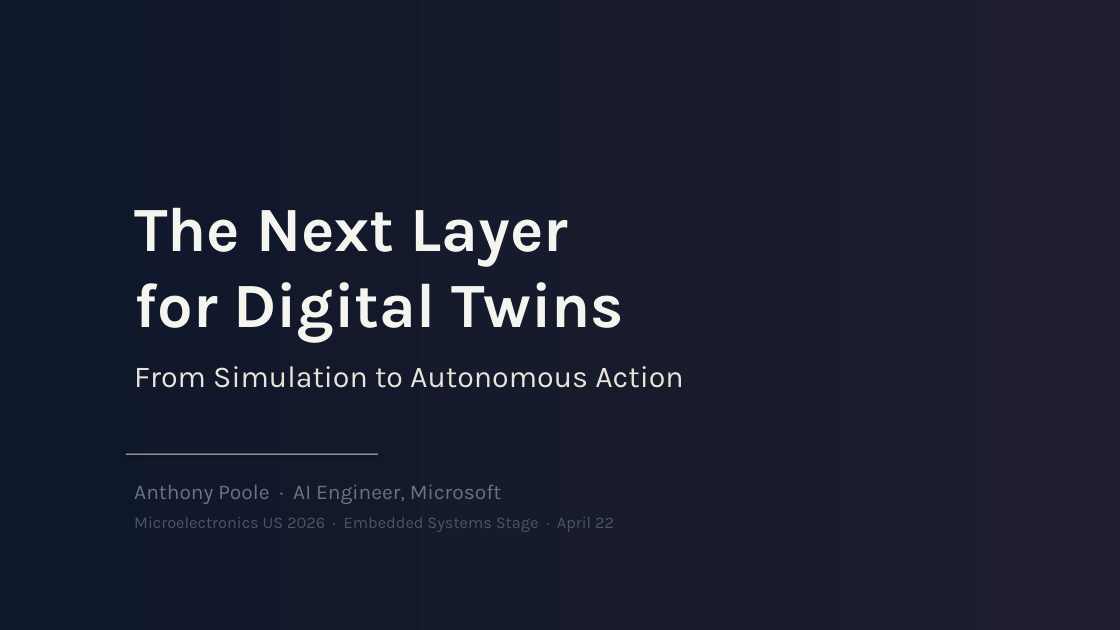
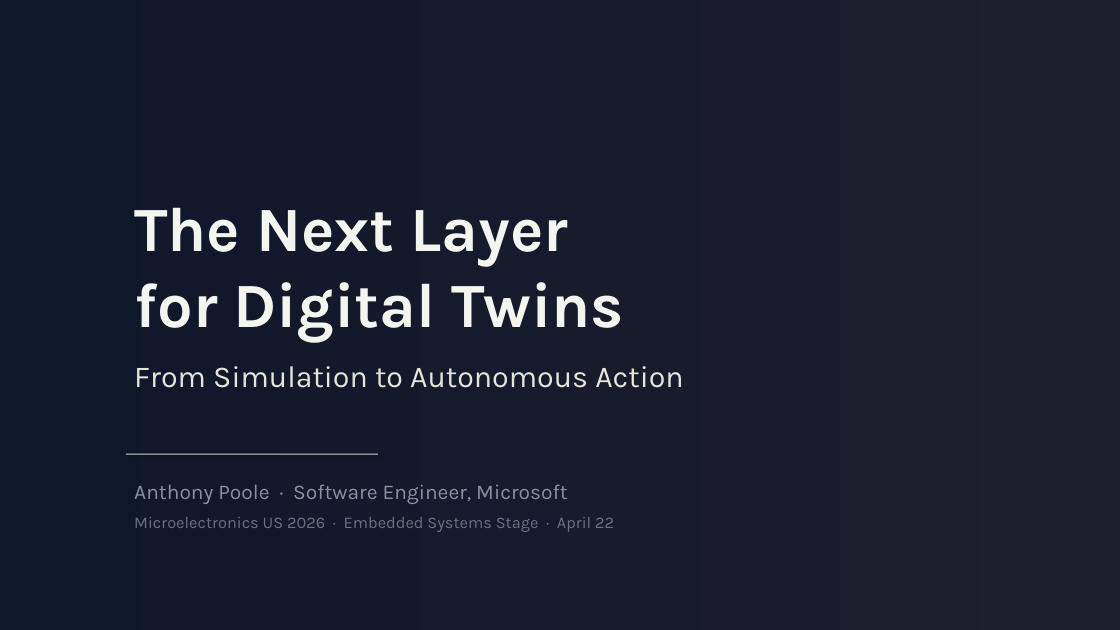
Before and after one commit to Anthony50102/MicroUSPresentation, a slide deck: slide 1 of presentation/presentation-v4-gradient-noir.pptx. Drawn at 1120x630 pixels with LibreOffice and Linux fonts; fonts in the diff are those of the drawing. Boxes give left, top, right and bottom in pixels: in the first picture for what was removed or moved away, otherwise in the second. Text is boxed around its words. In the diff, an @@ line names an element or a change of style, - is before the commit and + after.

```diff
--- a/presentation/presentation-v4-gradient-noir.pptx
+++ b/presentation/presentation-v4-gradient-noir.pptx
@@ text "Microelectronics US 2026 · Embedded ..." at box(134, 517, 614, 532): text colour #4B5563 to #6B7280 @@
@@ text at box(134, 484, 567, 504): text changed; text colour #6B7280 to #8B919C @@
-Anthony Poole · AI Engineer, Microsoft
+Anthony Poole · Software Engineer, Microsoft
```
Also in this commit, not shown: 13 other slides changed, 4 slides added, 2 slides removed, 3 other files.
